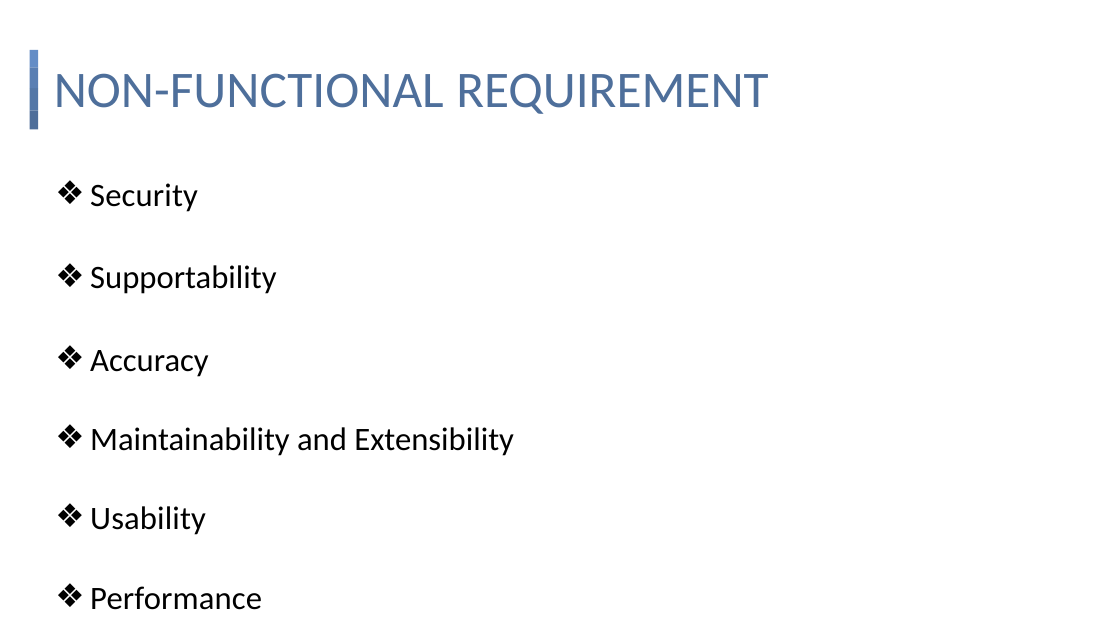
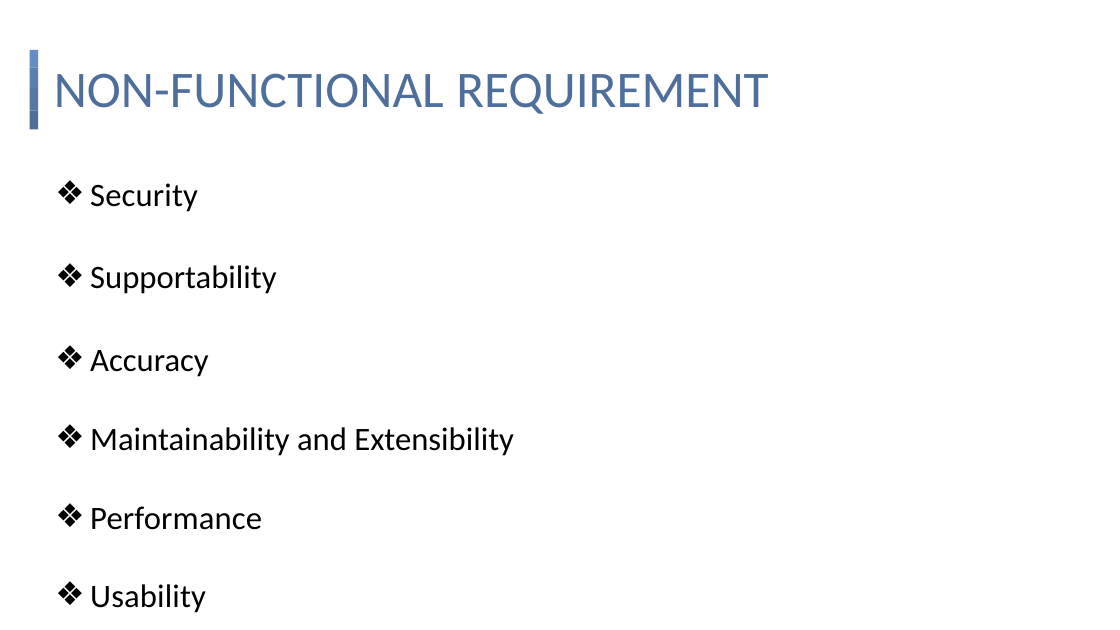
Before and after one commit to ducken1412/CapstoneProjectManagement, a slide deck: slide 22 of FPTU CAPSTONE PROJECT MANAGEMENT.pptx (slide 23 before the commit). Drawn at 1120x630 pixels with LibreOffice and Linux fonts; fonts in the diff are those of the drawing. Boxes give left, top, right and bottom in pixels: in the first picture for what was removed or moved away, otherwise in the second. Text is boxed around its words. In the diff, an @@ line names an element or a change of style, - is before the commit and + after.

```diff
--- a/FPTU CAPSTONE PROJECT MANAGEMENT.pptx
+++ b/FPTU CAPSTONE PROJECT MANAGEMENT.pptx
@@ text at (90, 506, 262, 530): paragraph added @@
+❖ Performance
@@ text at (90, 586, 262, 610): paragraph removed @@
-❖ Performance
```
Also in this commit, not shown: 4 other slides changed, 2 slides removed, 4 other files.
